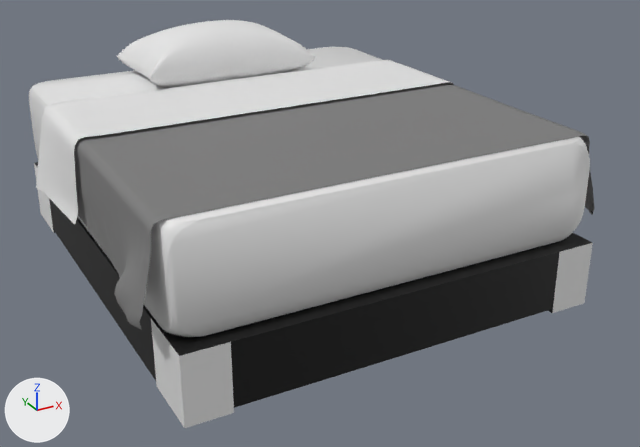
One commit to the glTF model Web3DRoomDesigner/assets/models/BedDesignB.glb: the scene before it, then after it.
Camera for both pictures: a 50 mm lens placed at (-4.01, -5.64, 3.65), pointed at (0.0, 1.65, 0.0). Arrows for +X, +Y and +Z are at lower left; the lights stay in place.

In view in the first picture: 'Cube.001', 'Duvet.001', 'Mattress.001', 'Pillow.001'.
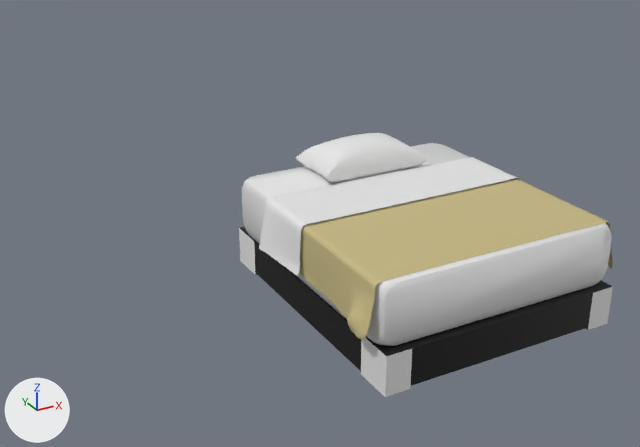
Location of each change, [x1, y1, x2, y2] in pixels of the pictures (640 x 447 px):
'Duvet.001', recoloured, moved, rescaled (36% narrower, 32% shorter): before [36, 60, 594, 330]; after [259, 157, 613, 341]
'Mattress.001', moved, rescaled (34% narrower, 30% shorter): before [29, 47, 590, 337]; after [242, 143, 611, 346]
'Cube.001', moved, rescaled (33% narrower, 36% shorter): before [34, 162, 593, 428]; after [239, 227, 613, 397]
'Pillow.001', moved, rescaled (34% narrower, 26% shorter): before [117, 20, 316, 87]; after [295, 133, 427, 182]

The edits, one by one:
Material 'Duvet2A' (mat_duvet2a) changes colour from grey #7c7c7c to beige #c8ba84; in linear values from (0.2, 0.2, 0.2) to (0.575, 0.489, 0.23).
Object 'Mattress.001' (ob_mattress_001) moves from (0.0, 0.0, 1.0) to (0.0, -1.25, 0.85).
Object 'Mattress.001' (ob_mattress_001) is rescaled from (1.0, 1.0, 1.0) to (0.5, 0.5, 0.5).
Object 'Cube.001' (ob_cube_001) moves from (0.0, 2.5, -0.333) to (0.0, 0.0, 0.183).
Object 'Cube.001' (ob_cube_001) is rescaled from (1.0, 1.0, 0.125) to (0.5, 0.5, 0.0625).
Object 'Duvet.001' (ob_duvet_001) moves from (-0.216, 0.279, 1.007) to (-0.108, -1.111, 0.854).
Object 'Duvet.001' (ob_duvet_001) is rescaled from (1.01, 1.0, 1.0) to (0.5, 0.5, 0.5).
Object 'Pillow.001' (ob_pillow_001) moves from (0.0, 2.5, 1.294) to (0.0, 0.0, 0.997).
Object 'Pillow.001' (ob_pillow_001) is rescaled from (1.0, 1.0, 0.01) to (0.5, 0.5, 0.005).
